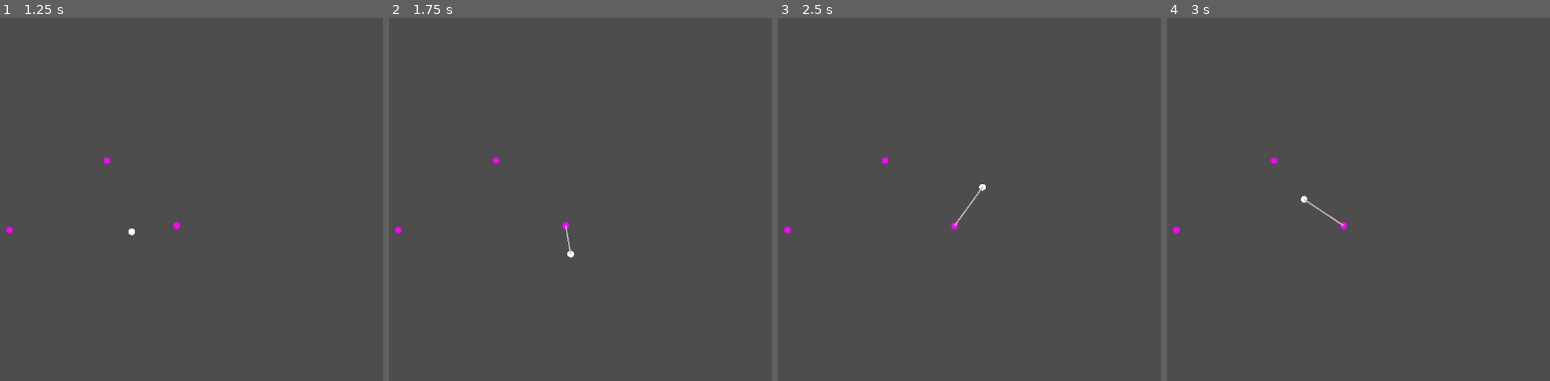
Above: before the commit, frames 1-4 (left to right).
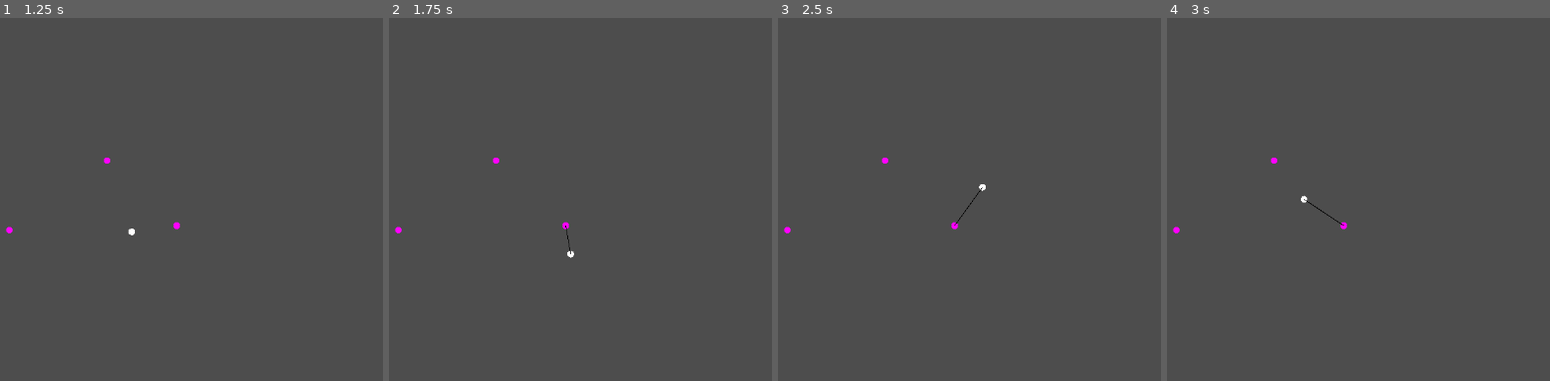
Above: after the commit, the same moments.

Repository: EggnogPlus/Ballistic
Game: Godot game, scene res://scenes/level.tscn
Two runs of this game, one before a commit and one after it. Both use one fixed random seed, a clock stepped at 60 frames per second and the inputs below. The engine's default icon, where the game draws it, is replaced by a stand-in: a white triangle on a blue panel in a dark square.
Inputs:
- Up to frame 1 (1.25 s): tap Enter at 0.5 s; hold Right (ui_right) from 0.53 s (still down); tap Tab (grapple) at 0.6 s
- Up to frame 2 (1.75 s): tap Space (release_grapple) at 1.25 s; release Right (ui_right) at 1.28 s; hold Down (ui_down) from 1.28 s (still down); tap Tab (grapple) at 1.35 s
- Up to frame 3 (2.5 s): release Down (ui_down) at 2.03 s; hold Right (ui_right) from 2.03 s (still down); tap Space (release_grapple) at 2.1 s; tap Tab (grapple) at 2.3 s
- Up to frame 4 (3 s): tap Enter at 2.75 s; release Right (ui_right) at 2.78 s; hold Up (ui_up) from 2.78 s (still down); tap Tab (grapple) at 2.85 s

Frame 1 is identical in both runs. In frame 2, less than 0.1% of the frame differs, in the area x 46-48%, y 57-66%; in frame 3, less than 0.1%, in the area x 46-54%, y 46-58%; in frame 4, less than 0.1%.

Commit message:
v1 fixed

Diff:
--- a/scripts/grapple_drawer.gd
+++ b/scripts/grapple_drawer.gd
@@ -22,7 +22,7 @@
 		var local_grapple_point = to_local(grapple_point)
 
 		# Draw the line from the ball to the grapple point in local coordinates
-		draw_line(local_ball_position, local_grapple_point, Color.GRAY, 4.0)  # Draw the line
+		draw_line(local_ball_position, local_grapple_point, Color.BLACK, 2.0)  # Draw the line
 
 func release_grapple():
 	# When releasing the grapple, stop drawing the line
